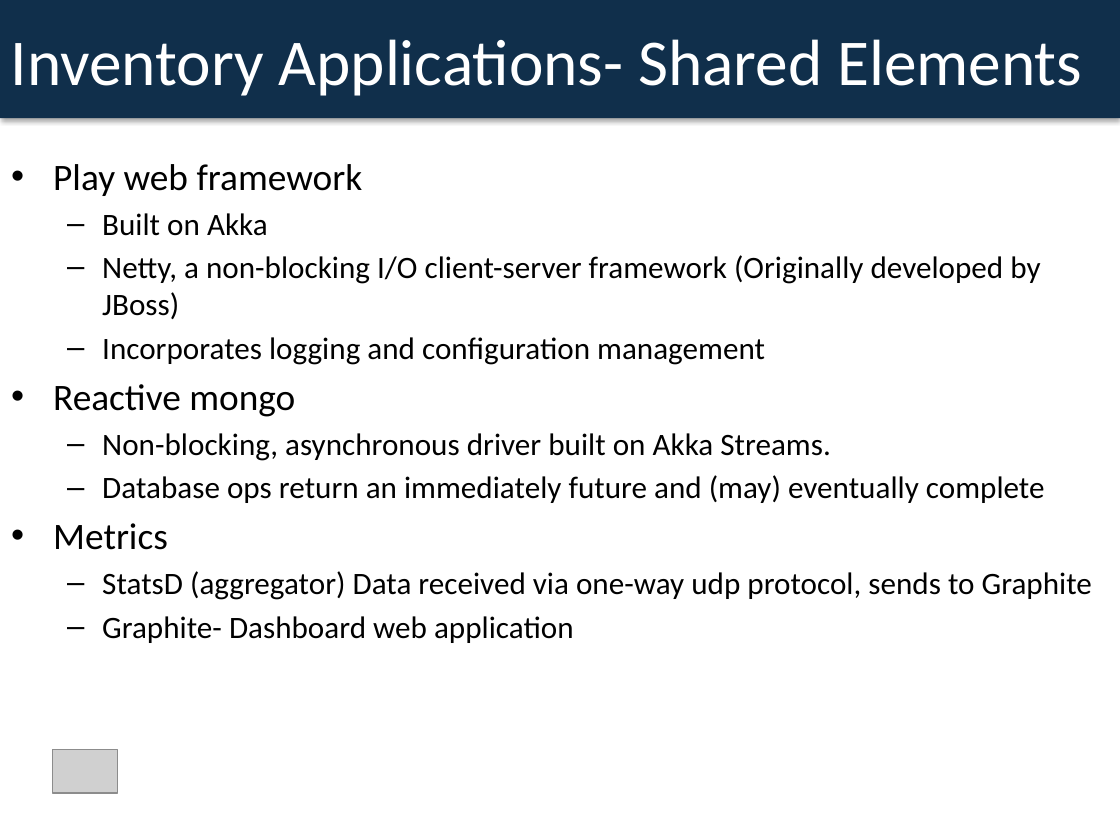
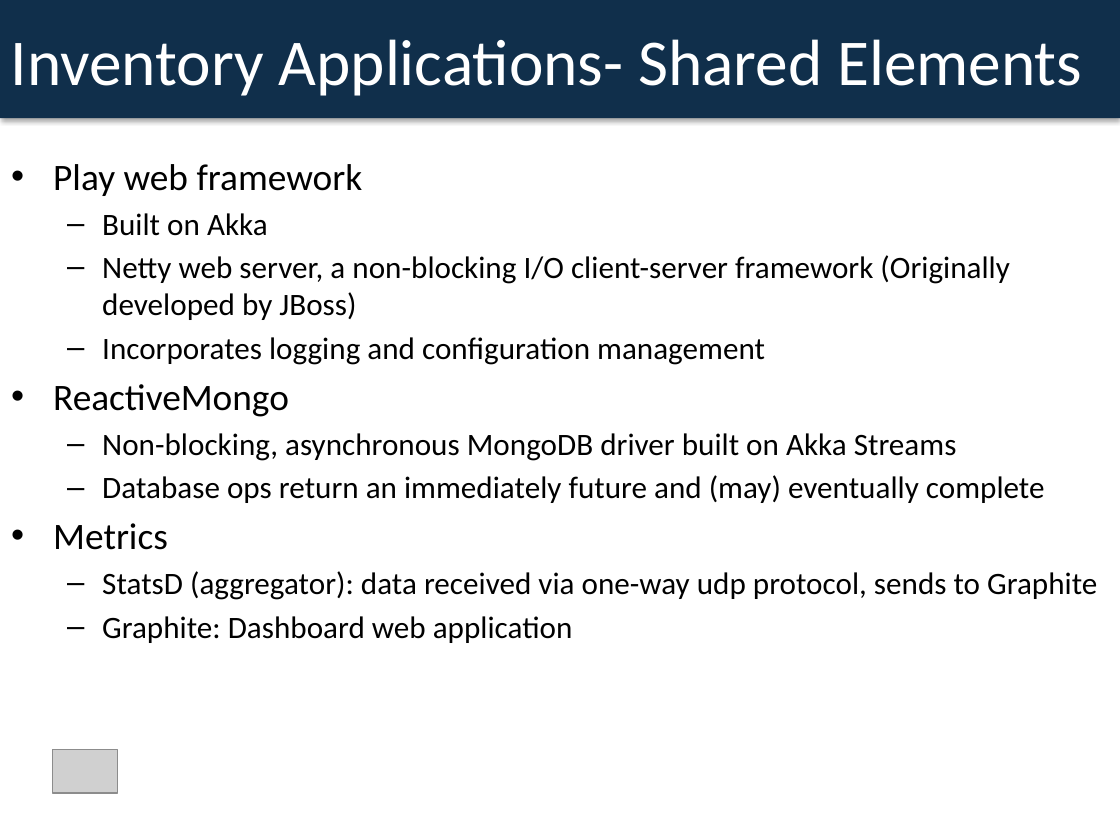
Before and after one commit to dspeele/react-vs-shared-state-inventory, a slide deck: slide 10 of React Vs Shared State Deck.pptx. Drawn at 1120x840 pixels with LibreOffice and Linux fonts; fonts in the diff are those of the drawing; grey boxes stand for pictures. Boxes give left, top, right and bottom in pixels: in the first picture for what was removed or moved away, otherwise in the second. Text is boxed around its words. In the diff, an @@ line names an element or a change of style, - is before the commit and + after.

```diff
--- a/React Vs Shared State Deck.pptx
+++ b/React Vs Shared State Deck.pptx
@@ text at <box>102,255,1009,320</box>: text changed @@
-  – Netty, a non-blocking I/O client-server framework (Originally developed by JBoss)
+  – Netty web server, a non-blocking I/O client-server framework (Originally developed by JBoss)
@@ text at <box>53,384,957,461</box>: text changed @@
-• Reactive mongo
-  – Non-blocking, asynchronous driver built on Akka Streams.
+• ReactiveMongo
+  – Non-blocking, asynchronous MongoDB driver built on Akka Streams
@@ text at <box>102,571,1097,643</box>: text changed @@
-  – StatsD (aggregator) Data received via one-way udp protocol, sends to Graphite
-  – Graphite- Dashboard web application
+  – StatsD (aggregator): data received via one-way udp protocol, sends to Graphite
+  – Graphite: Dashboard web application
```
Also in this commit, not shown: 4 other slides changed, 1 slide added, 1 other file.
